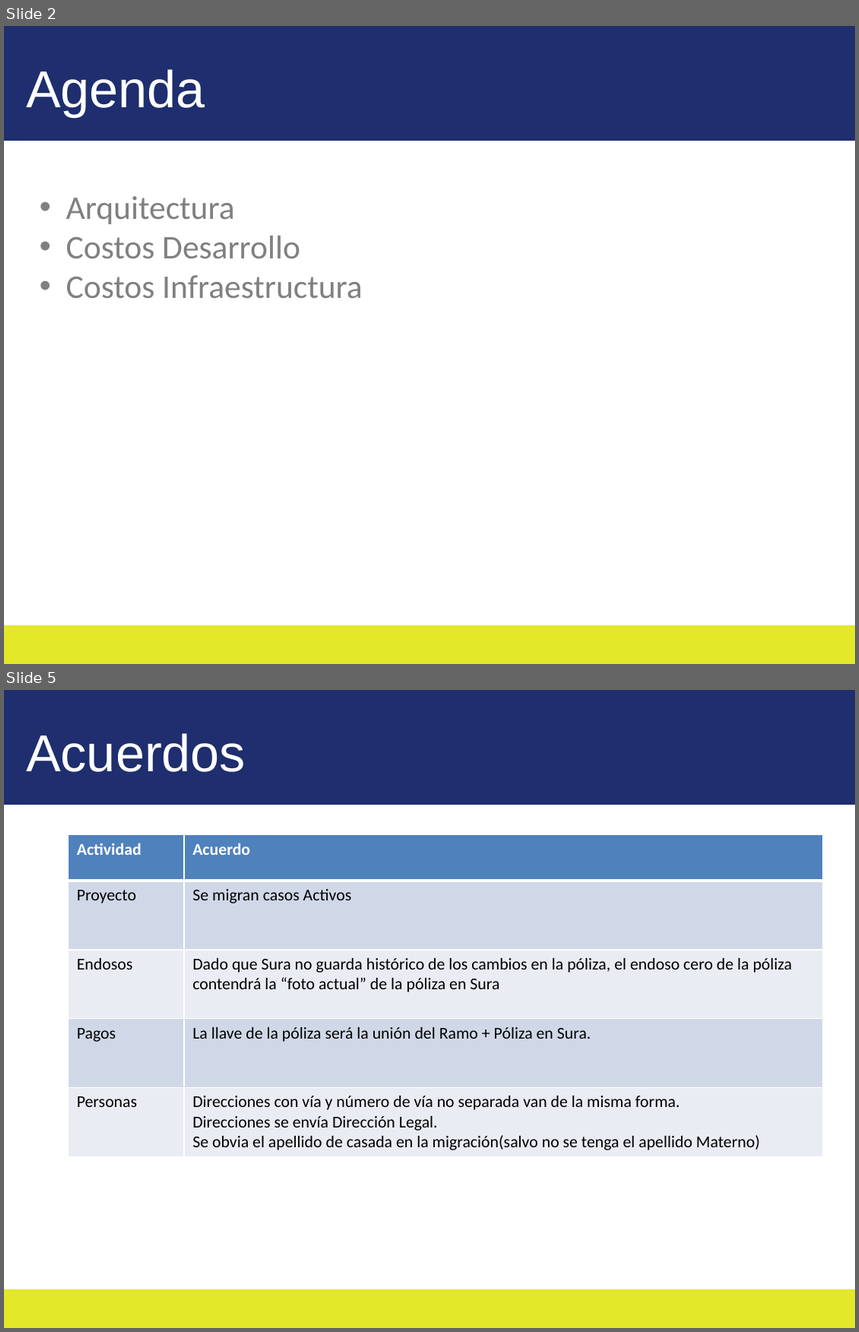
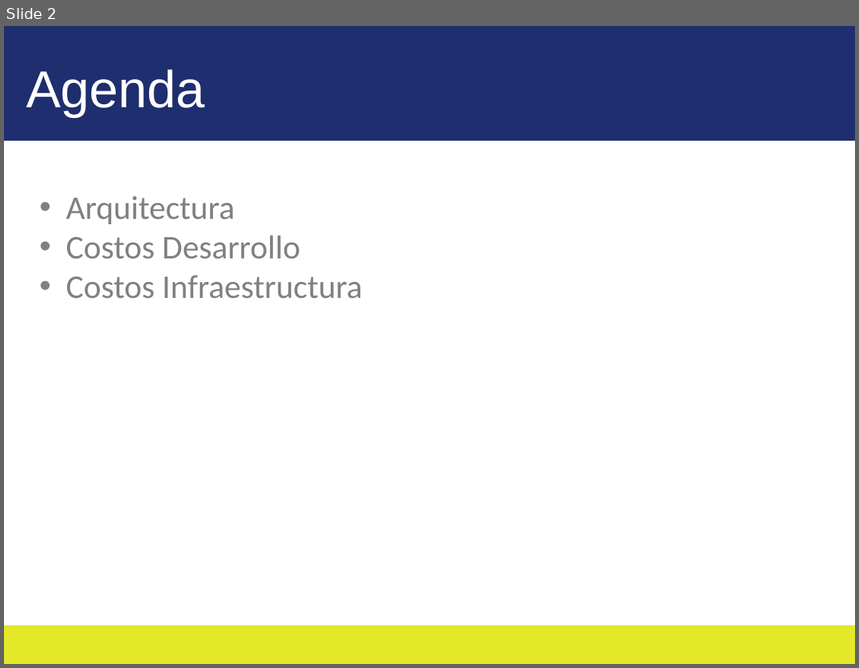
Before and after one commit to LuisPolo/ProyectoCore, a slide deck: Presentacion-kadabra.pptx. Shown one above the other, each under a label of ours: slides 2 and 5 before the commit, slide 2 after it; the slides between them are not shown. The pictures are 859x1332 and 859x668 pixels, drawn with LibreOffice and Linux fonts; fonts in the diff are those of the drawing; background and template pictures are left out. Boxes give left, top, right and bottom in pixels: in the first picture for what was removed or moved away, otherwise in the second. Text is boxed around its words. In the diff, an @@ line names an element or a change of style, - is before the commit and + after.

```diff
--- a/Presentacion-kadabra.pptx
+++ b/Presentacion-kadabra.pptx
@@ slide 5 removed at (4,690,855,1328), background #FFFFFF; not listed: 2 template elements that a slide beside it also shows @@
@@ text removed at (26,733,246,772) @@
-Acuerdos
@@ table removed at (69,834,823,1157), 5 rows, 2 columns @@
-Actividad | Acuerdo
-Proyecto | Se migran casos Activos
-Endosos | Dado que Sura no guarda histórico de los cambios en la póliza, el endoso cero de la póliza contendrá la “foto actual” de la póliza en Sura
-Pagos | La llave de la póliza será la unión del Ramo + Póliza en Sura.
-Personas | Direcciones con vía y número de vía no separada van de la misma forma. / Direcciones se envía Dirección Legal. / Se obvia el apellido de casada en la migración(salvo no se tenga el apellido Materno)
```
Also in this commit, not shown: 1 slide changed, 6 slides added, 3 other slides removed, 1 other file.
